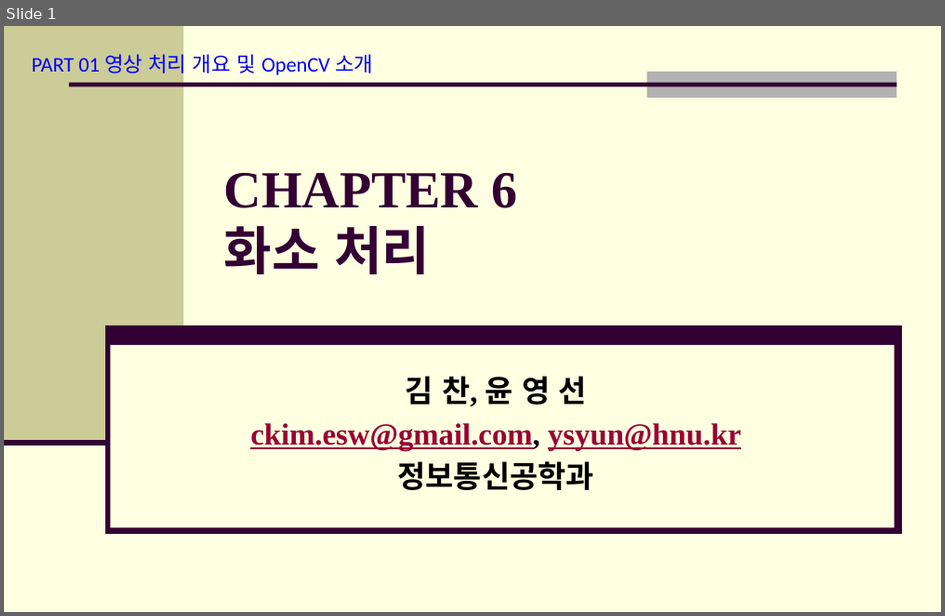
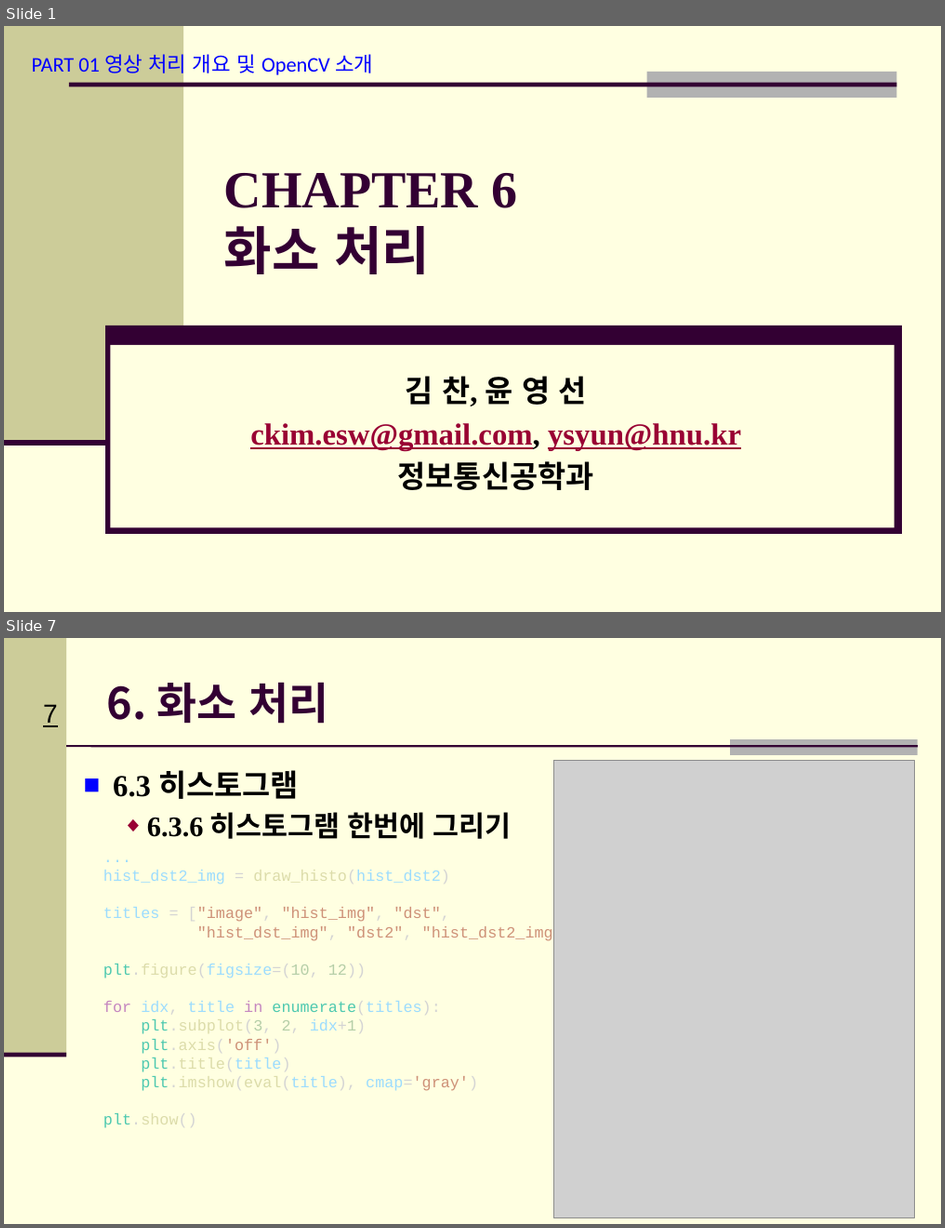
Before and after one commit to Hitbee-dev/OpenCV-Python, a slide deck: 2022-11-08/documents/CH_06 화소 처리.pptx. Shown one above the other, each under a label of ours: slide 1 before the commit, slides 1 and 7 after it; the slides between them are not shown. The pictures are 945x616 and 945x1228 pixels, drawn with LibreOffice and Linux fonts; fonts in the diff are those of the drawing; grey boxes stand for pictures; background and template pictures are left out. Boxes give left, top, right and bottom in pixels: in the first picture for what was removed or moved away, otherwise in the second. Text is boxed around its words. In the diff, an @@ line names an element or a change of style, - is before the commit and + after.

```diff
--- a/2022-11-08/documents/CH_06 화소 처리.pptx
+++ b/2022-11-08/documents/CH_06 화소 처리.pptx
@@ slide 7 added at [4,638,941,1224], background #FFFFE1 @@
@@ rectangle added at [4,638,67,1055], fill #CCCC99 @@
@@ title added at [107,682,329,724], 33.3 pt, text #330033, bold @@
+6. 화소 처리
@@ page number added at [43,704,58,727], 20 pt, text #000000, underline @@
+7
@@ line added from (67, 746) to (918, 746), #330033 1.5 pt @@
@@ rectangle added at [730,739,918,755], fill #B2B2B2 @@
@@ text added at [113,770,512,839], 21.7 pt, text #000000, bold @@
+■ 6.3 히스토그램
+  ◆ 6.3.6 히스토그램 한번에 그리기
@@ picture added at [555,761,915,1218] @@
@@ text added at [104,870,572,1128], 12 pt, text #9CDCFE @@
+...
+hist_dst2_img = draw_histo(hist_dst2)
+titles = ["image", "hist_img", "dst",
+"hist_dst_img", "dst2", "hist_dst2_img"]
+plt.figure(figsize=(10, 12))
+for idx, title in enumerate(titles):
+plt.subplot(3, 2, idx+1)
+plt.axis('off')
+plt.title(title)
+plt.imshow(eval(title), cmap='gray')
+plt.show()
@@ line added from (4, 1055) to (67, 1055), #330033 3.5 pt @@
```
Also in this commit, not shown: 5 other slides added, 1 slide removed, 1 other file.
